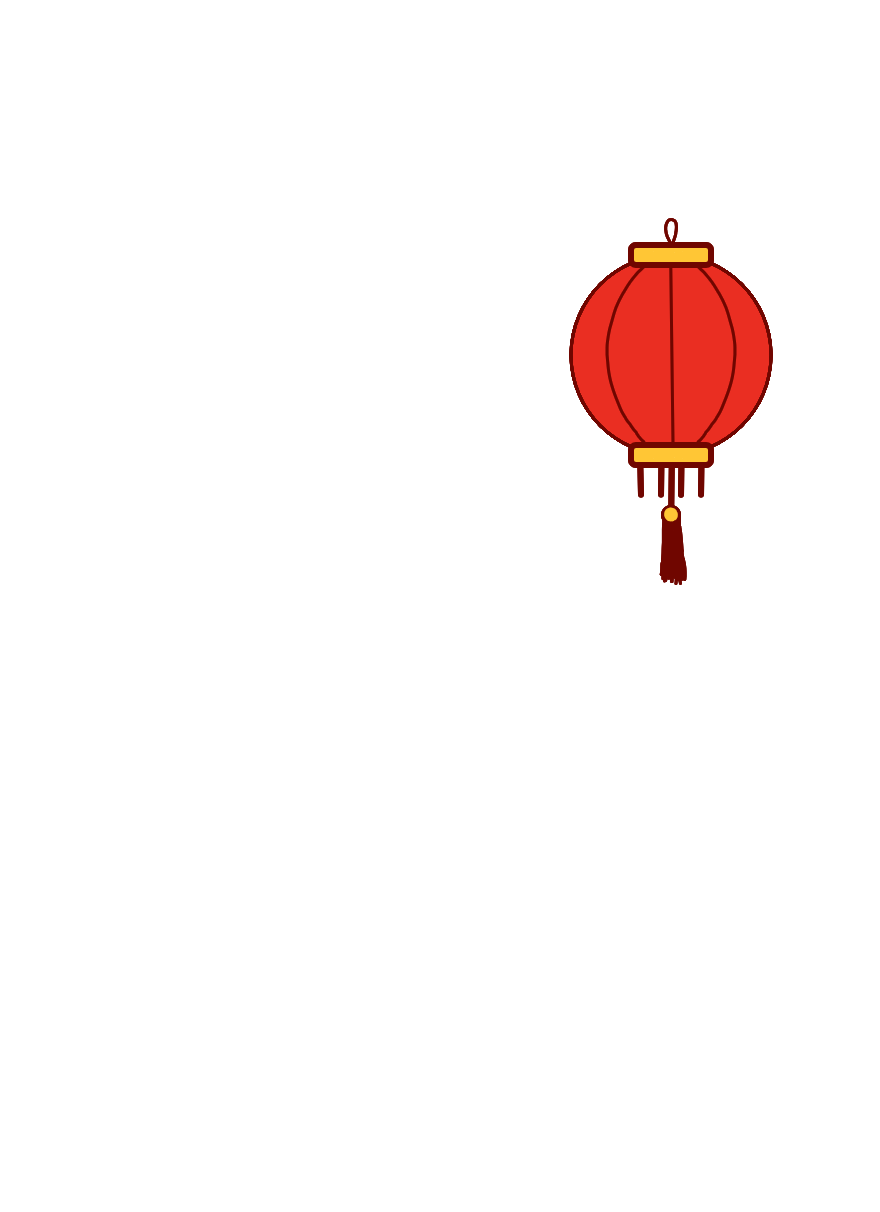
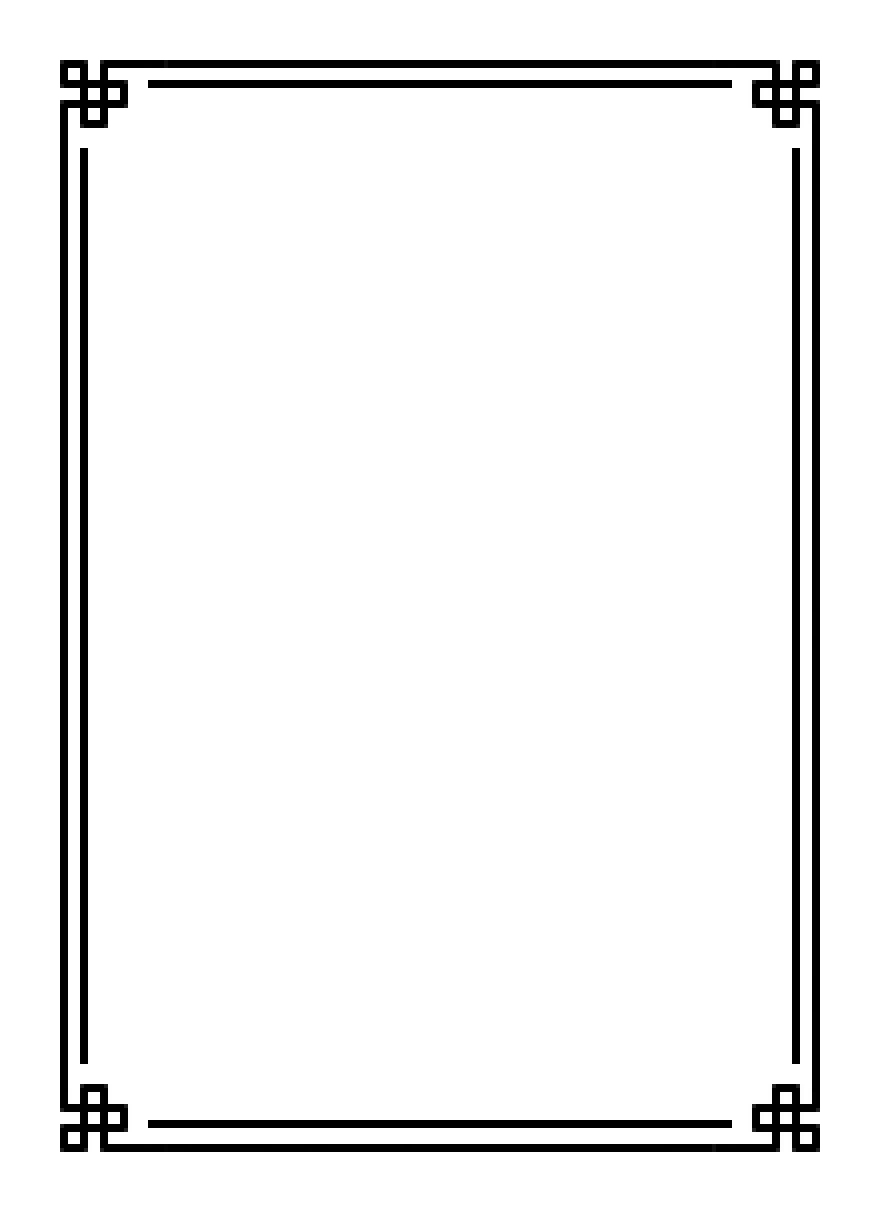
Layers edited between the first and the second 880 × 1212 image:
hid group "Copy of Group 14" (5 layers) over [569, 173, 816, 597]
painted on "Paint Layer 15" (1st of 2, in "Copy of Group 14") over [569, 218, 773, 567]
painted on "Paint Layer 12" (1st of 2, in "Copy of Group 14") over [569, 173, 816, 493]
painted on "Paint Layer 13" (1st of 2, in "Copy of Group 14") over [569, 173, 816, 557]
hid group "Group 14" (5 layers) over [569, 173, 816, 597]
painted on "Paint Layer 15" (2nd of 2, in "Group 14") over [569, 218, 773, 567]
painted on "Paint Layer 12" (2nd of 2, in "Group 14") over [569, 173, 816, 493]
painted on "Paint Layer 13" (2nd of 2, in "Group 14") over [569, 173, 816, 557]
renamed "Broder" to "Border", showed it, painted on it over [60, 60, 820, 1152]
showed "Copy of Paint Layer 7" (3rd of 3), painted on it over [60, 60, 820, 1152]
